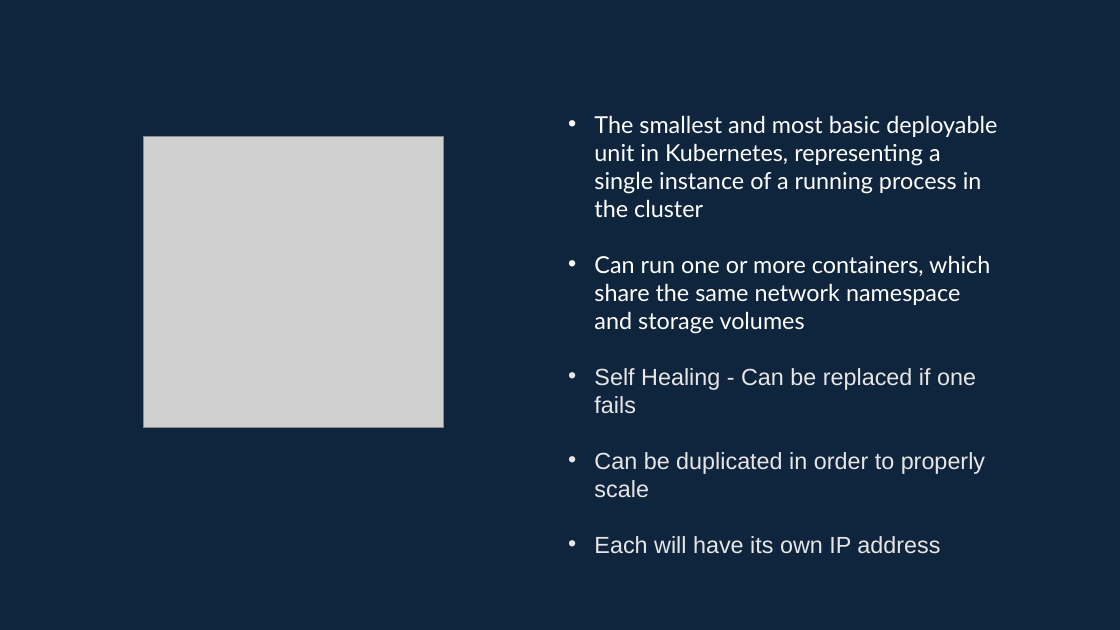
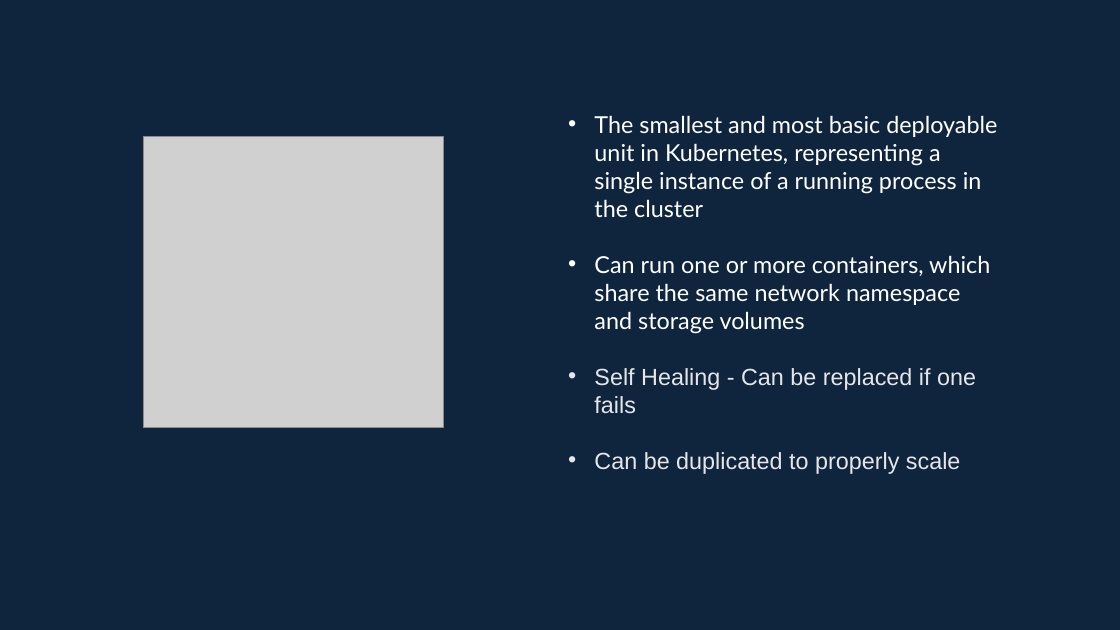
Before and after one commit to BenjaminBanwart/Kubernetes_101_Presentation, a slide deck: slide 7 of Kubernetes 101.pptx. Drawn at 1120x630 pixels with LibreOffice and Linux fonts; fonts in the diff are those of the drawing; grey boxes stand for pictures. Boxes give left, top, right and bottom in pixels: in the first picture for what was removed or moved away, otherwise in the second. Text is boxed around its words. In the diff, an @@ line names an element or a change of style, - is before the commit and + after.

Commit message:
updated the powerpoint slides

```diff
--- a/Kubernetes 101.pptx
+++ b/Kubernetes 101.pptx
@@ text at bbox=[594, 452, 961, 474]: text changed @@
-• Can be duplicated in order to properly scale
-• Each will have its own IP address
+• Can be duplicated to properly scale
```
